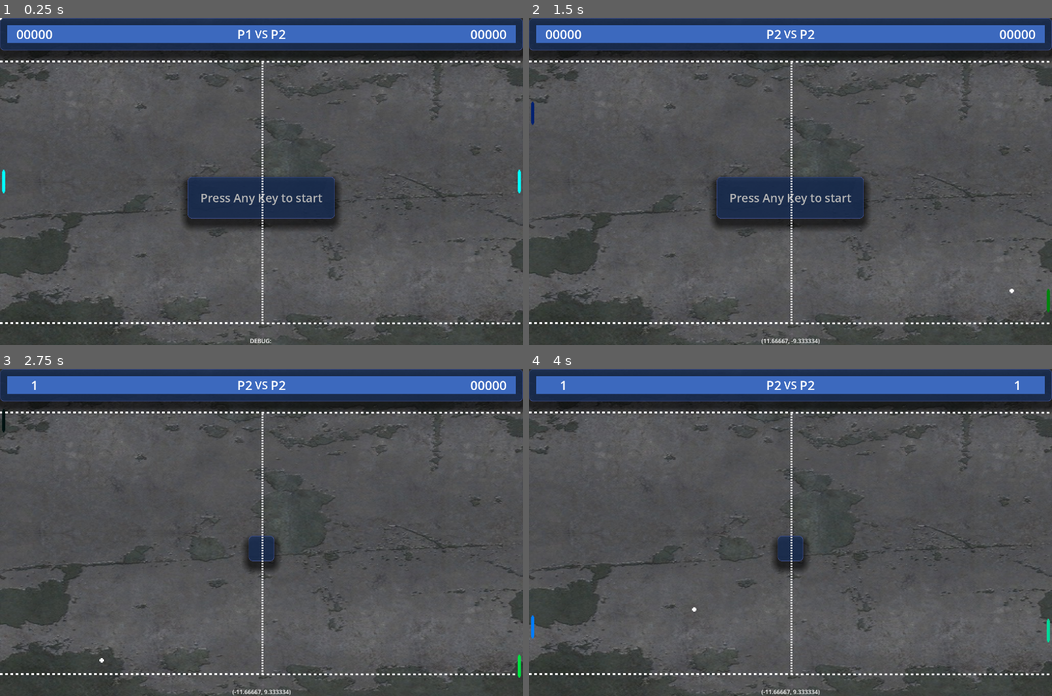
Above: before the commit, frames 1-4 (two rows, left to right).
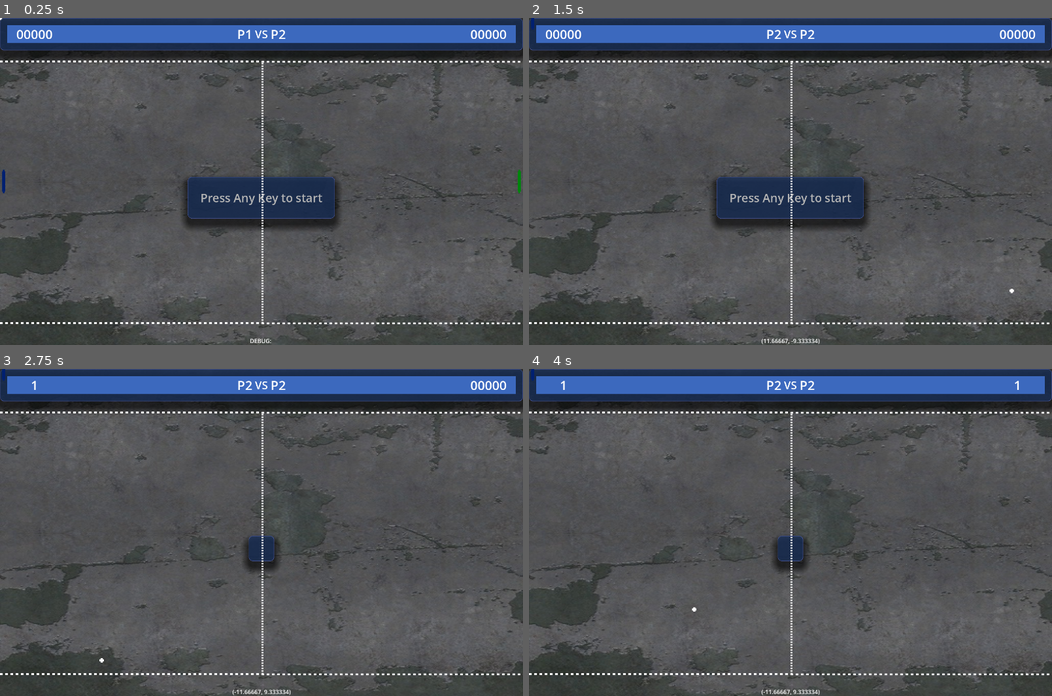
Above: after the commit, the same moments.

Repository: Fox-Alpha/Pong_Godot_4_Multiplayer
Game: Godot game, scene res://scenes/game/Pong_40.tscn
Same seed, same stepped clock (60 frames per second), same inputs: the game is played once before the commit and once after it. This scene is started directly instead of the project's main scene.
Inputs (mouse positions are in pixels of both pictures, inside the frame that each line leads up to):
- Up to frame 1 (0.25 s): no input
- Up to frame 2 (1.5 s): tap Enter at 0.5, 1.25 s; move the mouse to (905, 165) at 0.52 s; hold W (p1_up) 0.53-1.28 s; hold Down (p2_down) 0.53-1.28 s; click (905, 165) at 0.67 s; move the mouse to (685, 197) at 1.27 s; hold S (p1_down) from 1.28 s (still down); tap Up (p2_up) at 1.35 s
- Up to frame 3 (2.75 s): tap Enter at 2 s; move the mouse to (313, 460) at 2.02 s; release S (p1_down) at 2.03 s; hold W (p1_up) from 2.03 s (still down); hold Down (p2_down) from 2.03 s (still down)
- Up to frame 4 (4 s): tap Space at 2.75 s; move the mouse to (764, 597) at 2.77 s; release Down (p2_down) at 2.78 s; tap Up (p2_up) at 2.85 s; click (764, 597) at 2.92 s; tap Enter at 3.5 s; move the mouse to (947, 581) at 3.52 s; release W (p1_up) at 3.53 s; hold S (p1_down) from 3.53 s (still down); hold Down (p2_down) from 3.53 s (still down)

The runs differ from the first frame. In frame 1, less than 0.1% of the frame differs, in the area x 0-100%, y 46-54%; in frame 2, 0.1%; in frame 3, 0.1%; in frame 4, 0.1%, in the area x 0-100%, y 0-84%.
Error after the commit: Invalid access to property or key 'PLAYER_1' on a base object of type 'int'. (res://scenes/game/playground/paddle/paddle_controller.gd:27)

Commit message:
Chg: Refactor some behaviors ===: Setting Color ===: Setting Position ===: Input Handling

Diff:
--- a/scenes/game/playground/paddle/paddle_controller.gd
+++ b/scenes/game/playground/paddle/paddle_controller.gd
@@ -1,28 +1,33 @@
 extends CharacterBody2D
 
+const BLUEPLAYER : Color = Color.DARK_BLUE
+const REDPLAYER : Color = Color.DARK_RED
+const DEFAULTCOLOR : Color = Color.WHITE
 
-@export_range(100.0,1000.0,10.0) var SPEED = 300.0
+@export_range(100.0,1000.0,10.0) var SPEED = 600.0
+@export_enum("PLAYER_1", "PLAYER_2") var PlayerPaddle = 0
+@export_color_no_alpha var playercolor = DEFAULTCOLOR
 
-@export_enum("Player_1", "Player_2") var PlayerPaddle = 0
+var PlayerLeftPosition : Vector2 = Vector2(10, get_viewport_rect().size.y/2)
+var PlayerRightPosition : Vector2 = Vector2(get_viewport_rect().size.x-10, get_viewport_rect().size.y/2)
 
-@export_color_no_alpha var playercolor
 
 func _ready():
 	Game.connect("New_Game_Started", _reset_position, CONNECT_DEFERRED)
 	Game.connect("Next_Round_Started", _reset_position, CONNECT_DEFERRED)
 
+	if playercolor == DEFAULTCOLOR:
+		playercolor = BLUEPLAYER if playercolor == DEFAULTCOLOR else REDPLAYER
 
-func _process(_delta):
-
-	pass
-
+	$Paddle.self_modulate = Game.get_playercolor(PlayerPaddle)
 
 func _physics_process(delta):
 	var direction
 	match PlayerPaddle:
-		0:
-			direction = Vector2(0, Input.get_action_strength("p1_down") - Input.get_action_strength("p1_up"))
-		1:
+		PlayerPaddle.PLAYER_1:
+			direction = Input.get_vector("", "", "p1_down", "p1_up")
+			#direction = Vector2(0, Input.get_action_strength("p1_down") - Input.get_action_strength("p1_up"))
+		PlayerPaddle.PLAYER_2:
 			direction = Vector2(0, Input.get_action_strength("p2_down") - Input.get_action_strength("p2_up"))
 
 	if(direction):
@@ -31,13 +36,14 @@
 		move_and_collide(velocity)
 
 func _reset_position():
-	var screensize = get_viewport_rect()
-
+	#var screensize = get_viewport_rect()
 	# Paddle Positionen
 	match PlayerPaddle:
 		0:
-			position = Vector2(10, screensize.size.y/2)
+			#position = Vector2(10, screensize.size.y/2)
+			position = PlayerLeftPosition
 		1:
-			position = Vector2(screensize.size.x-10, screensize.size.y/2)
-	var col = Game.get_playercolor(PlayerPaddle)
-	$Paddle.self_modulate = col
+			#position = Vector2(screensize.size.x-10, screensize.size.y/2)
+			position = PlayerRightPosition
+	#var col = Game.get_playercolor(PlayerPaddle)
+	#$Paddle.self_modulate = col
